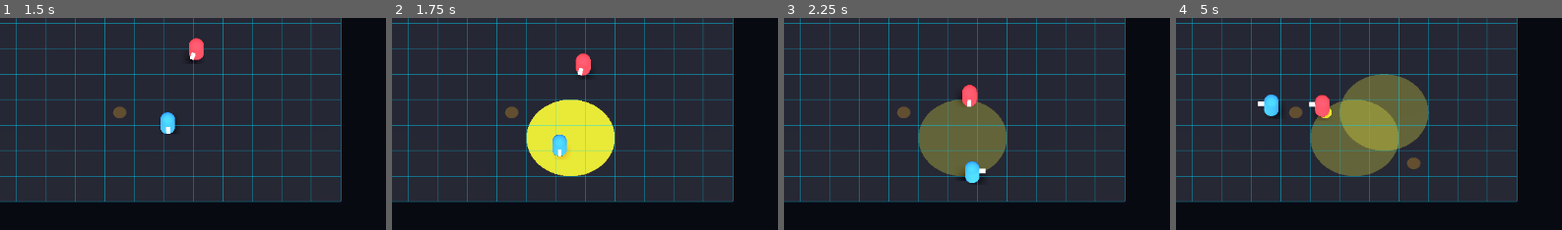
Above: before the commit, frames 1-4 (left to right).
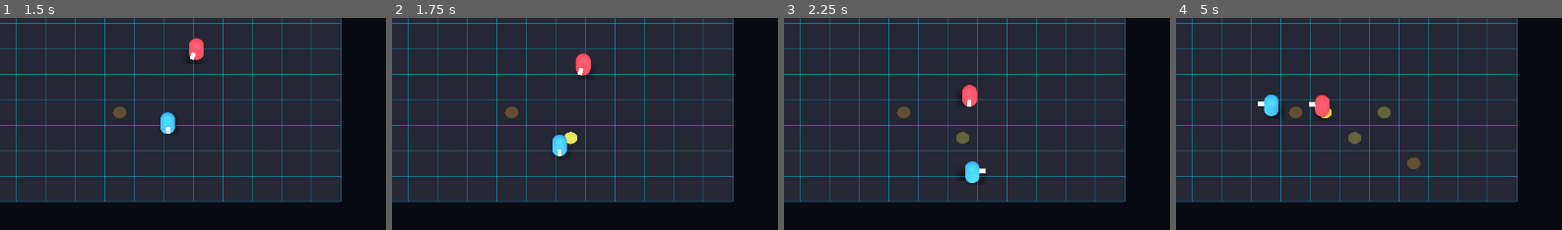
Above: after the commit, the same moments.

Repository: Philipe91/GamePh
Game: Godot game, scene res://scenes/arena/arena.tscn
Same seed, same stepped clock (60 frames per second), same inputs: the game is played once before the commit and once after it.
Inputs:
- Up to frame 1 (1.5 s): hold D 0.53-1.28 s; hold F 0.53-1.28 s; tap Space at 0.77 s; hold S from 1.28 s (still down); tap E at 1.35 s
- Up to frame 2 (1.75 s): keep holding S; tap Space at 1.52 s
- Up to frame 3 (2.25 s): release S at 2.03 s; hold D from 2.03 s (still down); hold Q from 2.03 s (still down)
- Up to frame 4 (5 s): release D at 2.78 s; release Q at 2.78 s; hold W 2.78-3.53 s; tap F at 2.85 s; tap Space at 3.02, 3.77, 4.52 s; hold E 3.53-4.28 s; hold A from 3.53 s (still down); tap Q at 4.35 s
The pictures show only the part of the screen within x 29-79%, y 43-93%; the shares and areas given below are measured in that part.

Frame 1 is identical in both runs. In frame 2, 6.3% of the frame differs, in the area x 34-58%, y 38-75%; in frame 3, 6.0%; in frame 4, 10%, in the area x 34-66%, y 26-75%.

Commit message:
Fase 3 bloco 2: Gas, Cova e Painel de Forca + efeitos de status
- Combatente: imobilizar(), aplicar_slow(), fator_velocidade(), tentar_escapar()
  (button-mash); _process decai os timers; player e bot respeitam no movimento
- armadilha.gd: Cova (imobiliza ao pisar), Painel (arremessa na direcao do plantio),
  Gas (auto-emite, nuvem ativa por tempo, dano+imobiliza+slow em area, afeta o dono)
- 3 novos .tres; player com as 6 armadilhas no inventario/ciclo
- Marcadores pequenos e discretos (raio so no flash/nuvem); flash na cor do tipo
- Modo --demo planta uma de cada pra screenshot
- Teste headless cobre cova/painel/gas (17/17 passam)

Co-Authored-By: Claude Opus 4.8 (1M context) <noreply@anthropic.com>
Claude-Session: https://claude.ai/code/session_017sHpnVfEfAT8FgcHs6ZGHw

Diff:
--- /dev/null
+++ b/resources/armadilhas/cova.tres
@@ -0,0 +1,17 @@
+[gd_resource type="Resource" script_class="StatsArmadilha" load_steps=2 format=3]
+
+[ext_resource type="Script" path="res://scripts/stats_armadilha.gd" id="1"]
+
+[resource]
+script = ExtResource("1")
+tipo = "cova"
+nome = "Cova"
+cor = Color(0.55, 0.4, 0.28, 1)
+inventario_inicial = 3
+tempo_arma = 0.3
+tempo_retorno = 6.0
+raio_detector = 0.9
+raio_efeito = 0.9
+dano = 0.0
+knockback = 0.0
+imobiliza = 2.5
--- /dev/null
+++ b/resources/armadilhas/gas.tres
@@ -0,0 +1,21 @@
+[gd_resource type="Resource" script_class="StatsArmadilha" load_steps=2 format=3]
+
+[ext_resource type="Script" path="res://scripts/stats_armadilha.gd" id="1"]
+
+[resource]
+script = ExtResource("1")
+tipo = "gas"
+nome = "Gas"
+cor = Color(0.4, 1, 0.5, 1)
+inventario_inicial = 1
+tempo_arma = 0.4
+tempo_retorno = 6.0
+raio_detector = 4.5
+raio_efeito = 4.5
+dano = 10.0
+knockback = 0.0
+auto_emite_apos = 1.5
+duracao_efeito = 3.0
+imobiliza = 1.0
+slow_fator = 0.5
+slow_duracao = 3.0
--- /dev/null
+++ b/resources/armadilhas/painel.tres
@@ -0,0 +1,17 @@
+[gd_resource type="Resource" script_class="StatsArmadilha" load_steps=2 format=3]
+
+[ext_resource type="Script" path="res://scripts/stats_armadilha.gd" id="1"]
+
+[resource]
+script = ExtResource("1")
+tipo = "painel"
+nome = "Painel"
+cor = Color(0.6, 0.3, 1, 1)
+inventario_inicial = 2
+tempo_arma = 0.3
+tempo_retorno = 6.0
+raio_detector = 0.9
+raio_efeito = 0.9
+dano = 0.0
+knockback = 0.0
+arremesso = 9.0
--- a/scenes/arena/arena.gd
+++ b/scenes/arena/arena.gd
@@ -20,6 +20,10 @@
 	# Teste automatizado do loop (planta mina, bot pisa, leva dano). Só com --teste.
 	if "--teste" in args:
 		_rodar_teste()
+		return
+	# Demo visual: planta uma de cada armadilha e captura (mostra cores/tamanhos).
+	if "--demo" in args:
+		_demo_armadilhas_e_capturar()
 		return
 	# Modo captura automatizada (screenshot pro dev). Só roda se passado --capturar.
 	if "--capturar" in args:
@@ -131,6 +135,53 @@
 	falhas += _checar("combo: bomba explode pelo detonador", not GridManager.tem_armadilha(coord_b))
 	falhas += _checar("combo: bot toma dano em area", bot.healer < vida_bot_combo)
 
+	# Fase 3 bloco 2: Cova (imobiliza), Painel (arremessa), Gás (dano + slow).
+	falhas += _checar("cova/painel/gas no inventario", player.inventario.has("cova") and player.inventario.has("painel") and player.inventario.has("gas"))
+
+	# Cova: bot ANDA até o tile e fica imobilizado.
+	var coord_cova := Vector2i(6, 6)
+	player.global_position = GridManager.grid_to_world(coord_cova)
+	player.plantar("cova")
+	await get_tree().create_timer(0.4).timeout
+	await _andar_bot_para(GridManager.grid_to_world(coord_cova))
+	falhas += _checar("cova imobiliza o bot", bot.esta_imobilizado())
+
+	# Painel: bot anda até o tile e é arremessado (salto de posição num frame só).
+	var coord_pn := Vector2i(8, 8)
+	player.global_position = GridManager.grid_to_world(coord_pn)
+	player.plantar("painel")
+	await get_tree().create_timer(0.4).timeout
+	var centro_pn := GridManager.grid_to_world(coord_pn)
+	bot.global_position = Vector3(centro_pn.x, 1.0, centro_pn.z - 3.0)
+	var arremessado := false
+	var prev := bot.global_position
+	for _i in range(120):
+		var para := centro_pn - bot.global_position
+		para.y = 0.0
+		var d := para.normalized()
+		bot.velocity = Vector3(d.x * 5.0, 0.0, d.z * 5.0)
+		bot.move_and_slide()
+		bot.position.y = 1.0
+		await get_tree().physics_frame
+		if bot.global_position.distance_to(prev) > 2.0:
+			arremessado = true  # salto grande = arremesso do painel
+			break
+		prev = bot.global_position
+		if para.length() < 0.2:
+			break
+	falhas += _checar("painel arremessa o bot", arremessado)
+
+	# Gás: emite após o tempo e causa dano + slow em quem está na nuvem (pulso de área).
+	var coord_gas := Vector2i(5, 9)
+	player.global_position = GridManager.grid_to_world(coord_gas)
+	player.plantar("gas")
+	bot.global_position = GridManager.grid_to_world(coord_gas)
+	var vida_bot_gas: float = bot.healer
+	await get_tree().create_timer(2.2).timeout  # arma 0,4s + emite 1,5s (folga)
+	await get_tree().physics_frame
+	falhas += _checar("gas causa dano na nuvem", bot.healer < vida_bot_gas)
+	falhas += _checar("gas aplica slow", bot.fator_velocidade() < 1.0)
+
 	# Bloco 5: regras de vitória.
 	GameManager.iniciar_partida([player, bot])
 	falhas += _checar("partida inicia em 90s", is_equal_approx(GameManager.tempo_restante, 90.0))
@@ -150,6 +201,38 @@
 func _checar(nome: String, condicao: bool) -> int:
 	print("[TESTE] %s -> %s" % [nome, "OK" if condicao else "FALHOU"])
 	return 0 if condicao else 1
+
+
+## Faz o bot caminhar (via move_and_slide) de 3u ao sul até `centro`, parando ao chegar.
+## Usado nos testes pra disparar gatilhos de "pisar" de forma realista (teleporte não dispara).
+func _andar_bot_para(centro: Vector3, max_frames: int = 120) -> void:
+	bot.global_position = Vector3(centro.x, 1.0, centro.z - 3.0)
+	for _i in range(max_frames):
+		var para := centro - bot.global_position
+		para.y = 0.0
+		if para.length() < 1.2:
+			break
+		var d := para.normalized()
+		bot.velocity = Vector3(d.x * 5.0, 0.0, d.z * 5.0)
+		bot.move_and_slide()
+		bot.position.y = 1.0
+		await get_tree().physics_frame
+	await get_tree().physics_frame
+	await get_tree().physics_frame
+
+
+## Planta uma de cada armadilha numa fileira e captura (dev: ver cores/tamanhos).
+func _demo_armadilhas_e_capturar() -> void:
+	bot.set_physics_process(false)
+	player.set_physics_process(false)
+	bot.global_position = Vector3(9, 1, -9)  # tira o bot da frente
+	var tipos := ["mina", "bomba", "detonador", "gas", "cova", "painel"]
+	await get_tree().physics_frame
+	for i in tipos.size():
+		player.global_position = GridManager.grid_to_world(Vector2i(2 + i, 6))
+		player.plantar(tipos[i])
+	player.global_position = Vector3(-9, 1, 9)  # tira o player da frente
+	_capturar_e_sair()
 
 
 ## Espera a cena renderizar, salva um PNG do viewport e encerra. Uso só de dev.
--- a/scenes/characters/bot.gd
+++ b/scenes/characters/bot.gd
@@ -12,16 +12,20 @@
 
 
 func _physics_process(_delta: float) -> void:
+	if esta_imobilizado():
+		velocity = Vector3.ZERO  # preso por Cova/Gás, espera passar
+		return
 	if _alvo == null or not is_instance_valid(_alvo):
 		_alvo = _achar_alvo()
 	if _alvo == null:
 		return
 	var para := _alvo.global_position - global_position
 	para.y = 0.0
+	var vel := VELOCIDADE * fator_velocidade()  # slow do Gás
 	if para.length() > DIST_PARAR:
 		var d := para.normalized()
-		velocity.x = d.x * VELOCIDADE
-		velocity.z = d.z * VELOCIDADE
+		velocity.x = d.x * vel
+		velocity.z = d.z * vel
 	else:
 		velocity.x = 0.0
 		velocity.z = 0.0
--- a/scenes/characters/combatente.gd
+++ b/scenes/characters/combatente.gd
@@ -19,12 +19,52 @@
 
 var healer: float = HEALER_MAX
 
+# Efeitos de status das armadilhas (Cova/Gás — bloco 2 da Fase 3).
+var _imobilizado_restante: float = 0.0   # segundos sem poder andar (Cova/Gás)
+var _slow_restante: float = 0.0          # segundos com velocidade reduzida (Gás)
+var _slow_fator: float = 1.0             # multiplicador de velocidade enquanto no slow
+
 
 func _ready() -> void:
 	add_to_group("combatentes")
 	position.y = ALTURA_PISO
 	healer = HEALER_MAX
 	healer_mudou.emit(healer, HEALER_MAX)
+
+
+## Decai os timers de status. Roda na base (subclasses só sobrescrevem _physics_process).
+func _process(delta: float) -> void:
+	if _imobilizado_restante > 0.0:
+		_imobilizado_restante = maxf(0.0, _imobilizado_restante - delta)
+	if _slow_restante > 0.0:
+		_slow_restante = maxf(0.0, _slow_restante - delta)
+
+
+## Trava o movimento por `duracao` segundos (Cova/Gás). Não encurta um efeito maior já ativo.
+func imobilizar(duracao: float) -> void:
+	_imobilizado_restante = maxf(_imobilizado_restante, duracao)
+
+
+## Reduz a velocidade por `duracao` segundos com o `fator` dado (Gás).
+func aplicar_slow(fator: float, duracao: float) -> void:
+	if duracao <= 0.0:
+		return
+	_slow_fator = fator
+	_slow_restante = maxf(_slow_restante, duracao)
+
+
+func esta_imobilizado() -> bool:
+	return _imobilizado_restante > 0.0
+
+
+## Multiplicador de velocidade atual (1.0 = normal; <1 enquanto no slow).
+func fator_velocidade() -> float:
+	return _slow_fator if _slow_restante > 0.0 else 1.0
+
+
+## Apertar botões reduz o tempo preso (sair da Cova mais rápido — GDD seção 6).
+func tentar_escapar(quantidade: float) -> void:
+	_imobilizado_restante = maxf(0.0, _imobilizado_restante - quantidade)
 
 
 ## Aplica dano ao Healer. Emite os sinais. Chamado pela Mina e pelo combate.
--- a/scenes/characters/player.gd
+++ b/scenes/characters/player.gd
@@ -20,9 +20,12 @@
 	"mina": preload("res://resources/armadilhas/mina.tres"),
 	"bomba": preload("res://resources/armadilhas/bomba.tres"),
 	"detonador": preload("res://resources/armadilhas/detonador.tres"),
+	"gas": preload("res://resources/armadilhas/gas.tres"),
+	"cova": preload("res://resources/armadilhas/cova.tres"),
+	"painel": preload("res://resources/armadilhas/painel.tres"),
 }
-## Ordem de ciclo da seleção.
-const ORDEM: Array[String] = ["mina", "bomba", "detonador"]
+## Ordem de ciclo da seleção (as 6 armadilhas — GDD seção 6).
+const ORDEM: Array[String] = ["mina", "bomba", "detonador", "gas", "cova", "painel"]
 
 var inventario: Dictionary = {}      # tipo -> quantidade disponível
 var selecao: String = "mina"
@@ -41,16 +44,29 @@
 	selecao_mudou.emit(selecao)
 
 
+var _escape_antes: bool = false      # borda do "mash" pra sair da Cova
+
+
 func _physics_process(_delta: float) -> void:
 	var dir := _obter_direcao()
-	velocity.x = dir.x * VELOCIDADE
-	velocity.z = dir.y * VELOCIDADE
-	velocity.y = 0.0
-	move_and_slide()
-	position.y = ALTURA_PISO
-	if dir.length() > 0.01:
-		var alvo := atan2(-velocity.x, -velocity.z)
-		rotation.y = lerp_angle(rotation.y, alvo, 0.25)
+	if esta_imobilizado():
+		# Preso (Cova/Gás): não anda; apertar direção repetidamente acelera a saída.
+		velocity = Vector3.ZERO
+		var mash := dir.length() > 0.01
+		if mash and not _escape_antes:
+			tentar_escapar(0.3)
+		_escape_antes = mash
+	else:
+		_escape_antes = false
+		var vel := VELOCIDADE * fator_velocidade()  # slow do Gás reduz a velocidade
+		velocity.x = dir.x * vel
+		velocity.z = dir.y * vel
+		velocity.y = 0.0
+		move_and_slide()
+		position.y = ALTURA_PISO
+		if dir.length() > 0.01:
+			var alvo := atan2(-velocity.x, -velocity.z)
+			rotation.y = lerp_angle(rotation.y, alvo, 0.25)
 	_ler_acoes()
 
 
--- a/scenes/traps/armadilha.gd
+++ b/scenes/traps/armadilha.gd
@@ -26,6 +26,7 @@
 var desarmada: bool = false
 
 var _estado: int = Estado.ARMANDO
+var _gas_ativo: bool = false   # Gás: veneno emitido e fazendo efeito na área
 @onready var detector: CollisionShape3D = $Detector
 @onready var marca: MeshInstance3D = $Marca
 
@@ -35,7 +36,8 @@
 	position.y = 0.1
 	_preparar_visual_e_forma()
 	body_entered.connect(_ao_corpo_entrar)
-	_pintar(Color(1.0, 0.55, 0.1, 0.9), 0.9)  # armando: aviso laranja
+	var c0 := stats.cor
+	_pintar(Color(c0.r, c0.g, c0.b, 0.9), 0.9)  # armando: brilho na cor do tipo
 	await get_tree().create_timer(stats.tempo_arma).timeout
 	if _estado != Estado.ARMANDO:
 		return
@@ -49,29 +51,69 @@
 	forma.radius = maxf(stats.raio_detector, 0.05)  # 0 = não dispara por pisar
 	detector.shape = forma
 	marca.material_override = marca.material_override.duplicate()
-	# Nas armadilhas de área (sem gatilho de pisar), o disco mostra o footprint.
-	var r := stats.raio_efeito if stats.raio_detector <= 0.05 else 0.45
-	var escala := maxf(r, 0.45) / 0.45
-	marca.scale = Vector3(escala, 1.0, escala)
+	# Marcador sempre pequeno e discreto (limpa a tela). O raio só aparece no flash da
+	# explosão (_mostrar_explosao) e na nuvem de Gás ativa (_ciclo_gas).
+	marca.scale = Vector3.ONE
 
 
 func _ao_armar() -> void:
 	# Armada: discreta na cor do tipo (quase invisível pro inimigo — GDD).
 	var c := stats.cor
 	_pintar(Color(c.r, c.g, c.b, 0.28), 0.25)
+	if stats.tipo == "gas":
+		_ciclo_gas()
 
 
 func _ao_corpo_entrar(corpo: Node) -> void:
+	if not corpo.has_method("receber_dano"):
+		return
+	# Gás: afeta QUALQUER um que encoste enquanto ativo (inclui o dono — GDD).
+	if stats.tipo == "gas":
+		if _gas_ativo:
+			_aplicar_efeito_gas(corpo)
+		return
 	if _estado != Estado.ARMADA or desarmada:
-		return
-	if not corpo.has_method("receber_dano"):
 		return
 	if int(corpo.get("id_jogador")) == dono_id:
 		return  # o dono não dispara a própria armadilha ao pisar
 	match stats.tipo:
 		"mina":
 			_detonar()
-		# bomba/detonador não disparam por pisar; cova/painel/gas: bloco 2.
+		"cova":
+			corpo.imobilizar(stats.imobiliza)  # prende o inimigo (GDD)
+			_consumir(true)
+		"painel":
+			corpo.aplicar_empurrao(direcao_plantio, stats.arremesso)  # arremessa (GDD)
+			_consumir(true)
+		# bomba/detonador não disparam por pisar.
+
+
+## Gás: espera o tempo de emissão, vira veneno ativo por uma duração, depois some.
+func _ciclo_gas() -> void:
+	await get_tree().create_timer(stats.auto_emite_apos).timeout
+	if _estado != Estado.ARMADA or desarmada:
+		return
+	_gas_ativo = true
+	var c := stats.cor
+	_pintar(Color(c.r, c.g, c.b, 0.4), 0.6)  # nuvem visível
+	var e := maxf(stats.raio_efeito, 0.6) / 0.45
+	marca.scale = Vector3(e, 1.0, e)  # cresce pro raio da nuvem enquanto ativa
+	# Pulso inicial em todos que já estão na nuvem.
+	for corpo in get_tree().get_nodes_in_group("combatentes"):
+		if is_instance_valid(corpo) and global_position.distance_to(corpo.global_position) <= stats.raio_efeito:
+			_aplicar_efeito_gas(corpo)
+	await get_tree().create_timer(stats.duracao_efeito).timeout
+	_gas_ativo = false
+	_consumir(false)
+
+
+func _aplicar_efeito_gas(corpo: Node) -> void:
+	if corpo.has_method("receber_dano"):
+		corpo.receber_dano(stats.dano)
+	if stats.imobiliza > 0.0 and corpo.has_method("imobilizar"):
+		corpo.imobilizar(stats.imobiliza)
+	if stats.slow_duracao > 0.0 and corpo.has_method("aplicar_slow"):
+		corpo.aplicar_slow(stats.slow_fator, stats.slow_duracao)
 
 
 ## Acionada externamente pelo combo (mina/detonador do MESMO dono no raio — GDD).
@@ -108,6 +150,20 @@
 	_mostrar_explosao()
 
 
+## Saída sem explosão (Cova/Painel ao disparar, Gás ao dissipar): libera o tile e some.
+func _consumir(com_flash: bool) -> void:
+	if _estado == Estado.EXPLODIDA:
+		return
+	_estado = Estado.EXPLODIDA
+	GridManager.remover_armadilha(coord_grid)
+	consumida.emit()
+	if com_flash:
+		_mostrar_explosao()
+	else:
+		await get_tree().create_timer(0.15).timeout
+		queue_free()
+
+
 func _acionar_bombas_no_raio() -> void:
 	for a in get_tree().get_nodes_in_group("armadilhas"):
 		if a == self or not is_instance_valid(a):
